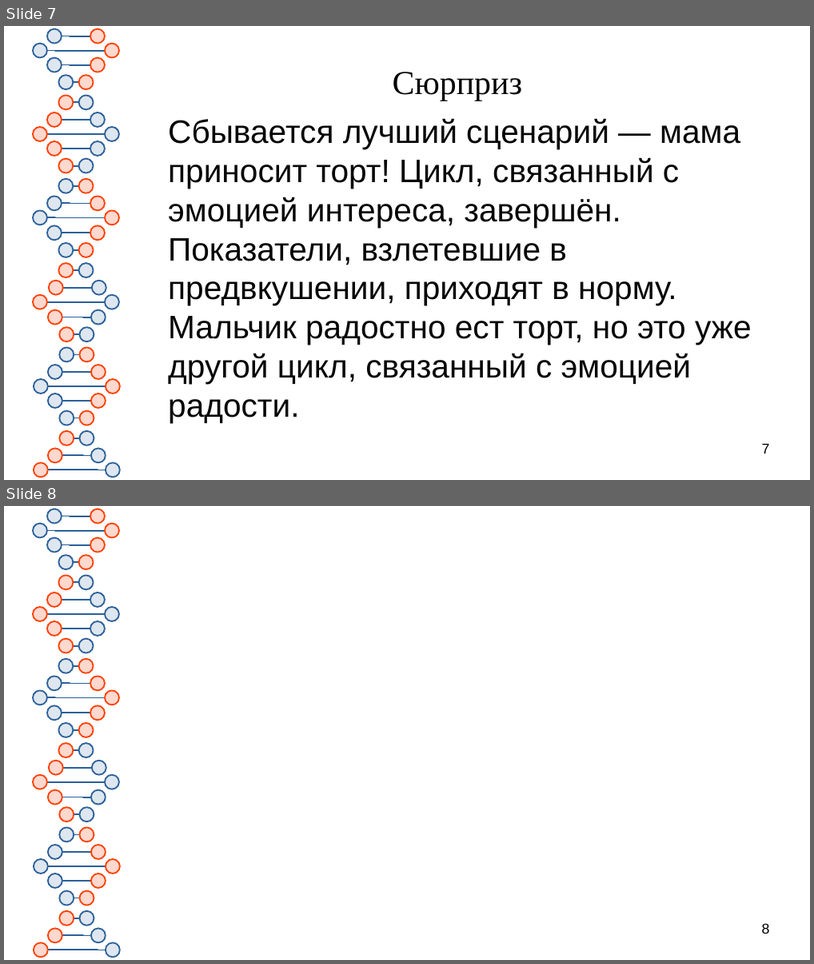
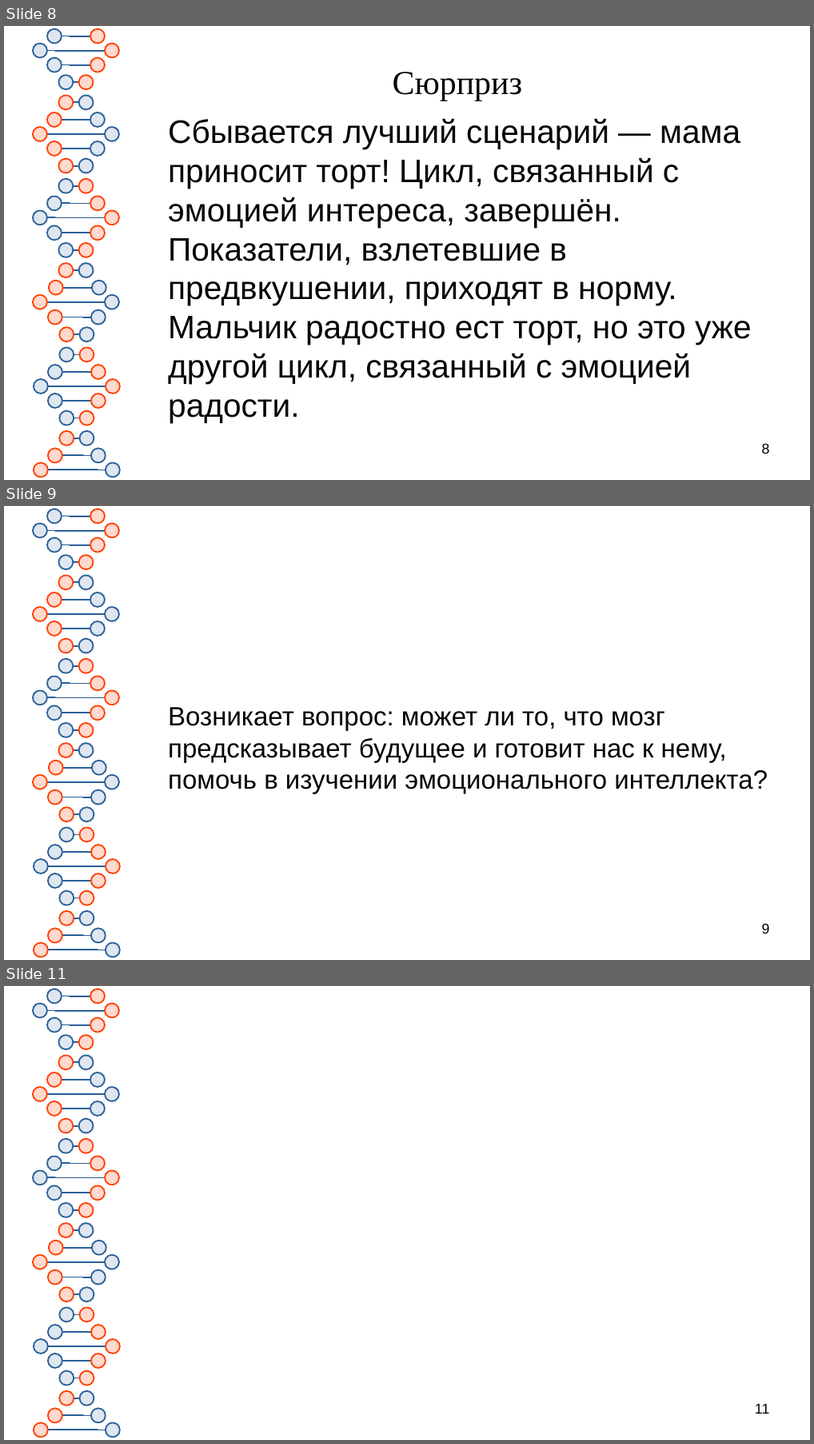
Before and after one commit to Chularev/articles, a slide deck: Psychology/5. Эмоциональный интеллект/Эмоциональный интеллект.odp. Shown one above the other, each under a label of ours: slides 7 and 8 before the commit, slides 8, 9 and 11 after it; the slides between them are not shown. The pictures are 814x964 and 814x1444 pixels, drawn with LibreOffice and Linux fonts; fonts in the diff are those of the drawing. Boxes give left, top, right and bottom in pixels: in the first picture for what was removed or moved away, otherwise in the second. Text is boxed around its words. In the diff, an @@ line names an element or a change of style, - is before the commit and + after.

```diff
--- a/Psychology/5. Эмоциональный интеллект/Эмоциональный интеллект.odp
+++ b/Psychology/5. Эмоциональный интеллект/Эмоциональный интеллект.odp
@@ slide 9 added at (4, 506, 810, 960), background #FFFFFF; not listed: 81 template elements that a slide beside it also shows @@
@@ text added at (168, 707, 768, 794), 26 pt, text #050505 @@
+Возникает вопрос: может ли то, что мозг предсказывает будущее и готовит нас к нему, помочь в изучении эмоционального интеллекта?
@@ page number added at (762, 923, 770, 933), 14 pt, text #000000 @@
+9
@@ what was slide 7 is now slide 8 @@
@@ page number at (762, 443, 770, 453): text changed @@
-7
+8
@@ what was slide 8 is now slide 11 @@
@@ page number at (755, 1403, 770, 1413): text changed @@
-8
+11
```
Also in this commit, not shown: 2 other slides added.
